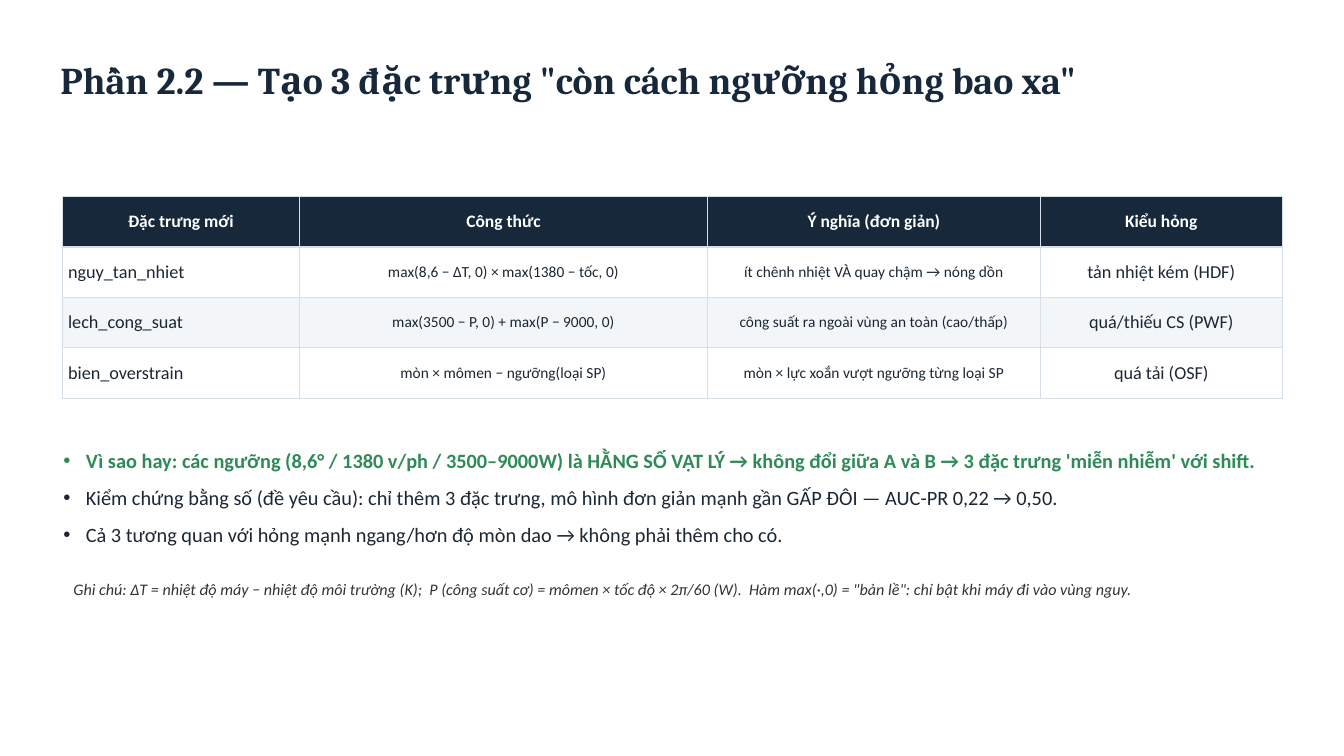
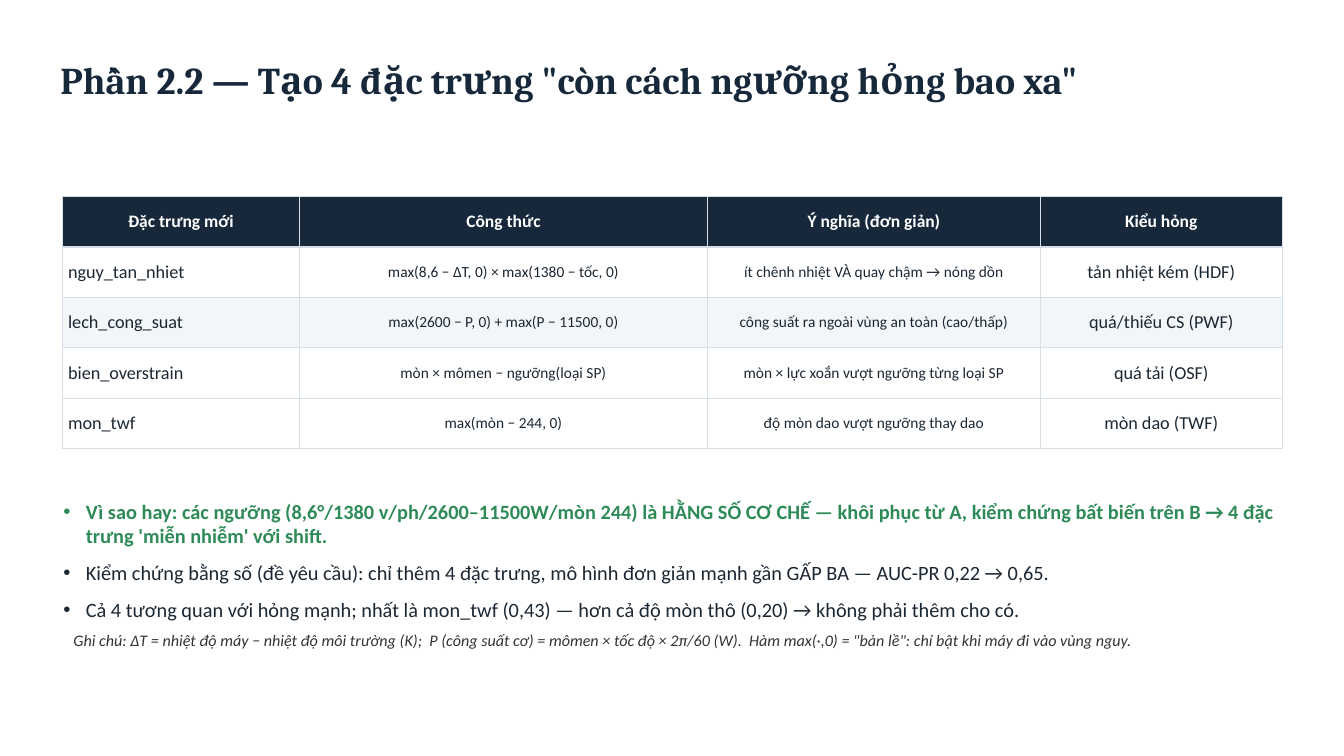
Before and after one commit to tuanhuu3264/MasterDegree_ML_GroupProject, a slide deck: slide 11 of bai_tap_cuoi_khoa/bao_cao/SLIDE_THUYET_TRINH_v6.pptx. Drawn at 1344x756 pixels with LibreOffice and Linux fonts; fonts in the diff are those of the drawing. Boxes give left, top, right and bottom in pixels: in the first picture for what was removed or moved away, otherwise in the second. Text is boxed around its words. In the diff, an @@ line names an element or a change of style, - is before the commit and + after.

```diff
--- a/bai_tap_cuoi_khoa/bao_cao/SLIDE_THUYET_TRINH_v6.pptx
+++ b/bai_tap_cuoi_khoa/bao_cao/SLIDE_THUYET_TRINH_v6.pptx
@@ text at [157,67,1077,95]: text changed @@
-Phần 2.2 — Tạo 3 đặc trưng "còn cách ngưỡng hỏng bao xa"
+Phần 2.2 — Tạo 4 đặc trưng "còn cách ngưỡng hỏng bao xa"
@@ table at [63,197,1282,436] @@
-row 3, column 2: max(3500 − P, 0) + max(P − 9000, 0)
+row 3, column 2: max(2600 − P, 0) + max(P − 11500, 0)
+row 5: mon_twf | max(mòn − 244, 0) | độ mòn dao vượt ngưỡng thay dao | mòn dao (TWF)
@@ text at [86,502,1273,621]: text changed @@
-• Vì sao hay: các ngưỡng (8,6° / 1380 v/ph / 3500–9000W) là HẰNG SỐ VẬT LÝ → không đổi giữa A và B → 3 đặc trưng 'miễn nhiễm' với shift.
-• Kiểm chứng bằng số (đề yêu cầu): chỉ thêm 3 đặc trưng, mô hình đơn giản mạnh gần GẤP ĐÔI — AUC-PR 0,22 → 0,50.
-• Cả 3 tương quan với hỏng mạnh ngang/hơn độ mòn dao → không phải thêm cho có.
+• Vì sao hay: các ngưỡng (8,6°/1380 v/ph/2600–11500W/mòn 244) là HẰNG SỐ CƠ CHẾ — khôi phục từ A, kiểm chứng bất biến trên B → 4 đặc trưng 'miễn nhiễm' với shift.
+• Kiểm chứng bằng số (đề yêu cầu): chỉ thêm 4 đặc trưng, mô hình đơn giản mạnh gần GẤP BA — AUC-PR 0,22 → 0,65.
+• Cả 4 tương quan với hỏng mạnh; nhất là mon_twf (0,43) — hơn cả độ mòn thô (0,20) → không phải thêm cho có.
@@ text "Ghi chú: ΔT = nhiệt ...": place and size @@
-text "Ghi chú: ΔT = nhiệt ..." at [73,583,1131,598]
+text "Ghi chú: ΔT = nhiệt ..." at [73,634,1131,649]
```
Also in this commit, not shown: 14 other slides changed, 22 other files.
